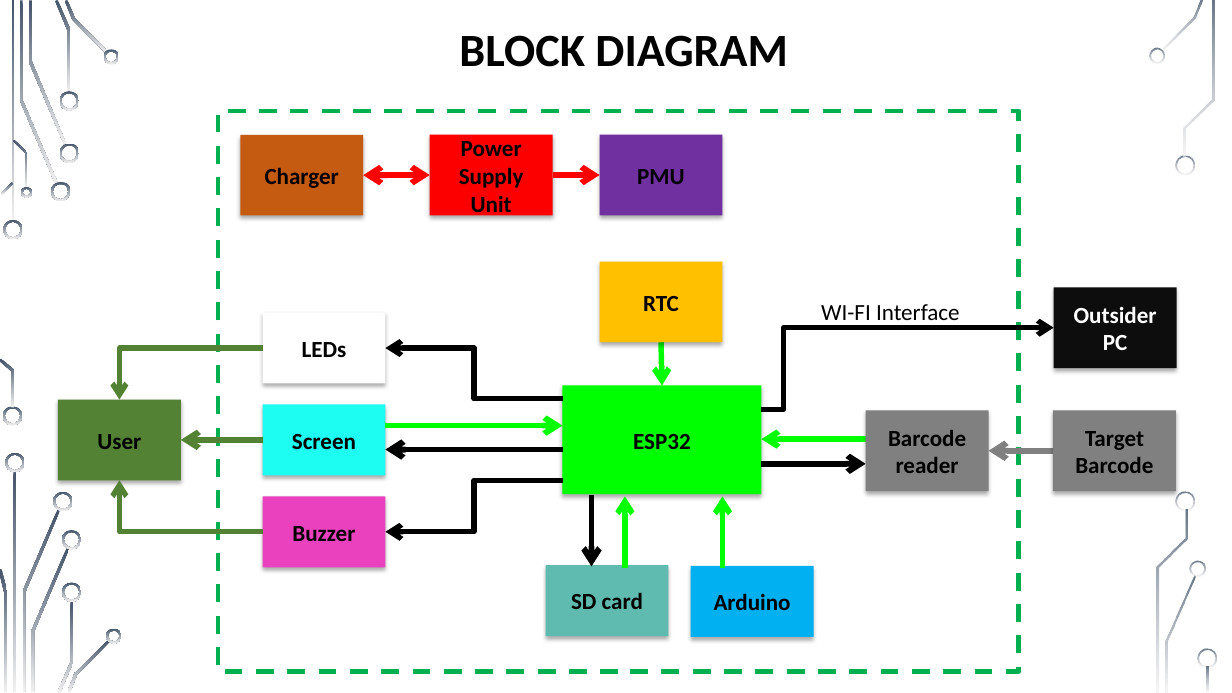
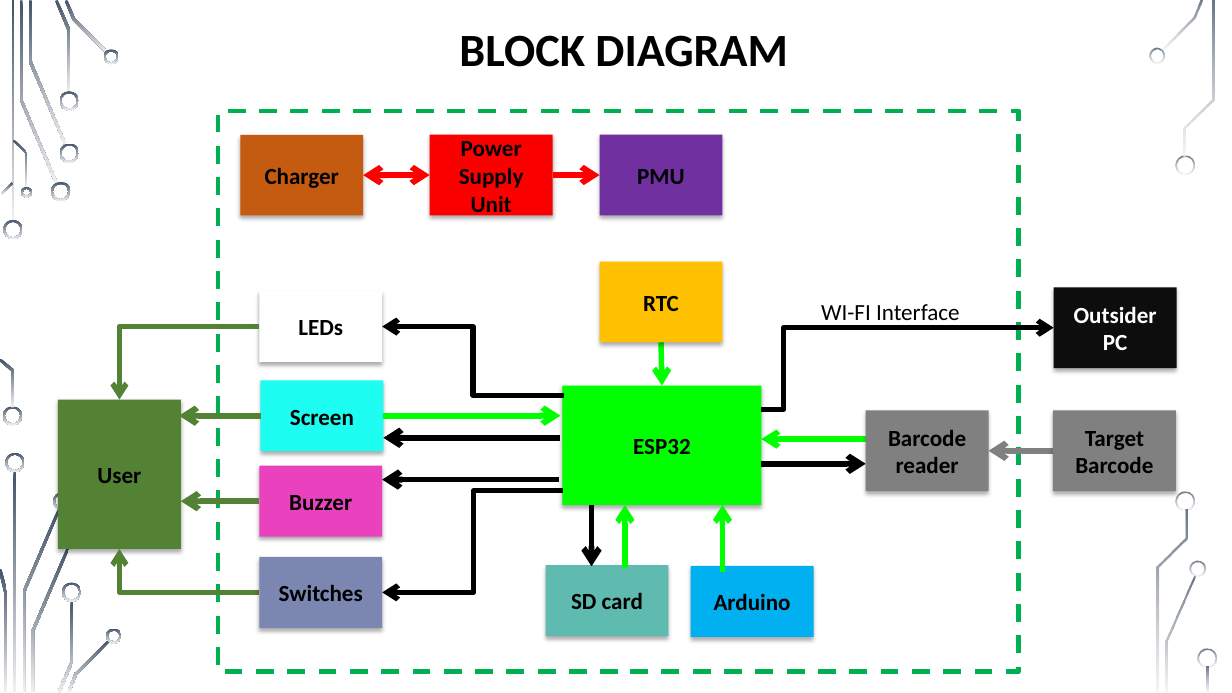
Before and after one commit to muhammad0bi/Technion_044167_E.E._project_A_IOT-Barcode_cheker, a slide deck: slide 7 of Presntations/Midterm presentation IOT Barcode checker 7681.pptx. Drawn at 1232x693 pixels with LibreOffice and Linux fonts; fonts in the diff are those of the drawing; background and template pictures are left out. Boxes give left, top, right and bottom in pixels: in the first picture for what was removed or moved away, otherwise in the second. Text is boxed around its words. In the diff, an @@ line names an element or a change of style, - is before the commit and + after.

Commit message:
Add communication diagram

```diff
--- a/Presntations/Midterm presentation IOT Barcode checker 7681.pptx
+++ b/Presntations/Midterm presentation IOT Barcode checker 7681.pptx
@@ rectangle "LEDs": place and size @@
-rectangle "LEDs" at <box>262,312,385,384</box>
+rectangle "LEDs" at <box>260,291,383,362</box>
@@ elbow arrow moved from (262, 348) - (119, 399) to (260, 326) - (119, 399) @@
@@ elbow arrow moved from (563, 399) - (385, 348) to (564, 396) - (383, 326) @@
@@ rectangle "Screen": place and size @@
-rectangle "Screen" at <box>262,405,385,476</box>
+rectangle "Screen" at <box>261,381,384,452</box>
@@ rectangle "ESP32": place and size @@
-rectangle "ESP32" at <box>563,385,762,494</box>
+rectangle "ESP32" at <box>563,385,762,505</box>
@@ rectangle "User": place and size @@
-rectangle "User" at <box>58,399,181,480</box>
+rectangle "User" at <box>58,399,181,549</box>
@@ arrow moved from (262, 440) - (181, 440) to (261, 416) - (179, 416) @@
@@ arrow moved from (563, 426) - (385, 426) to (561, 416) - (384, 416) @@
@@ arrow moved from (563, 450) - (385, 450) to (561, 438) - (384, 438) @@
@@ rectangle "Buzzer": place and size @@
-rectangle "Buzzer" at <box>262,496,385,567</box>
+rectangle "Buzzer" at <box>260,466,383,537</box>
@@ arrow added from (260, 501) to (181, 501), #548235 4.5 pt @@
@@ elbow arrow moved from (563, 481) - (385, 532) to (563, 491) - (383, 592) @@
@@ arrow added from (559, 480) to (383, 480), #000000 4.5 pt @@
@@ arrow moved from (592, 495) - (592, 567) to (592, 505) - (592, 567) @@
@@ arrow moved from (625, 567) - (625, 496) to (625, 567) - (625, 505) @@
@@ arrow moved from (723, 567) - (723, 496) to (723, 572) - (723, 505) @@
@@ elbow arrow moved from (262, 532) - (119, 481) to (260, 592) - (119, 549) @@
@@ rectangle added at <box>260,557,383,628</box>, fill #7B87B1, 18 pt, text #000000, bold @@
+Switches
```
Also in this commit, not shown: 1 other slide changed, 1 slide added, 1 slide removed.
